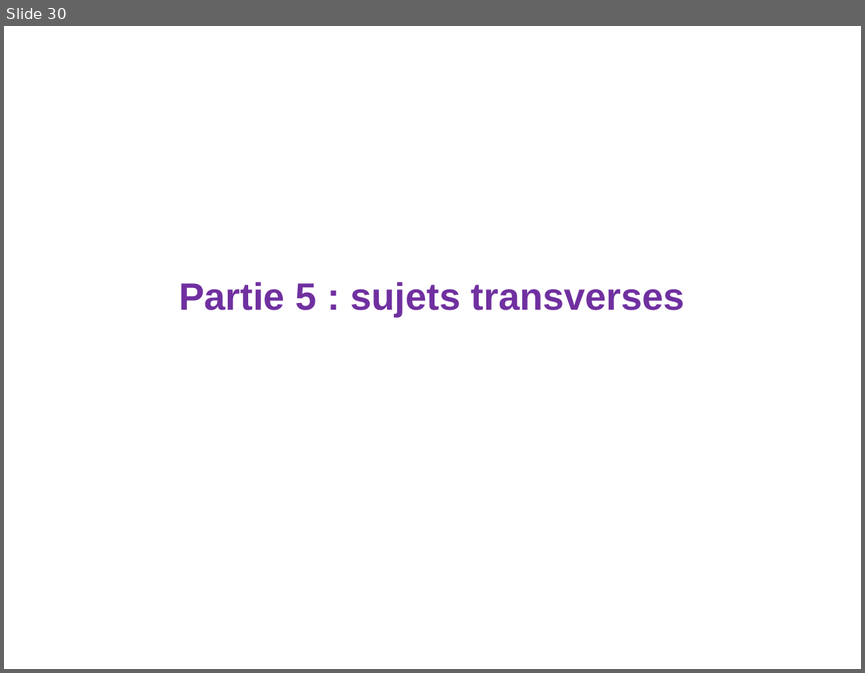
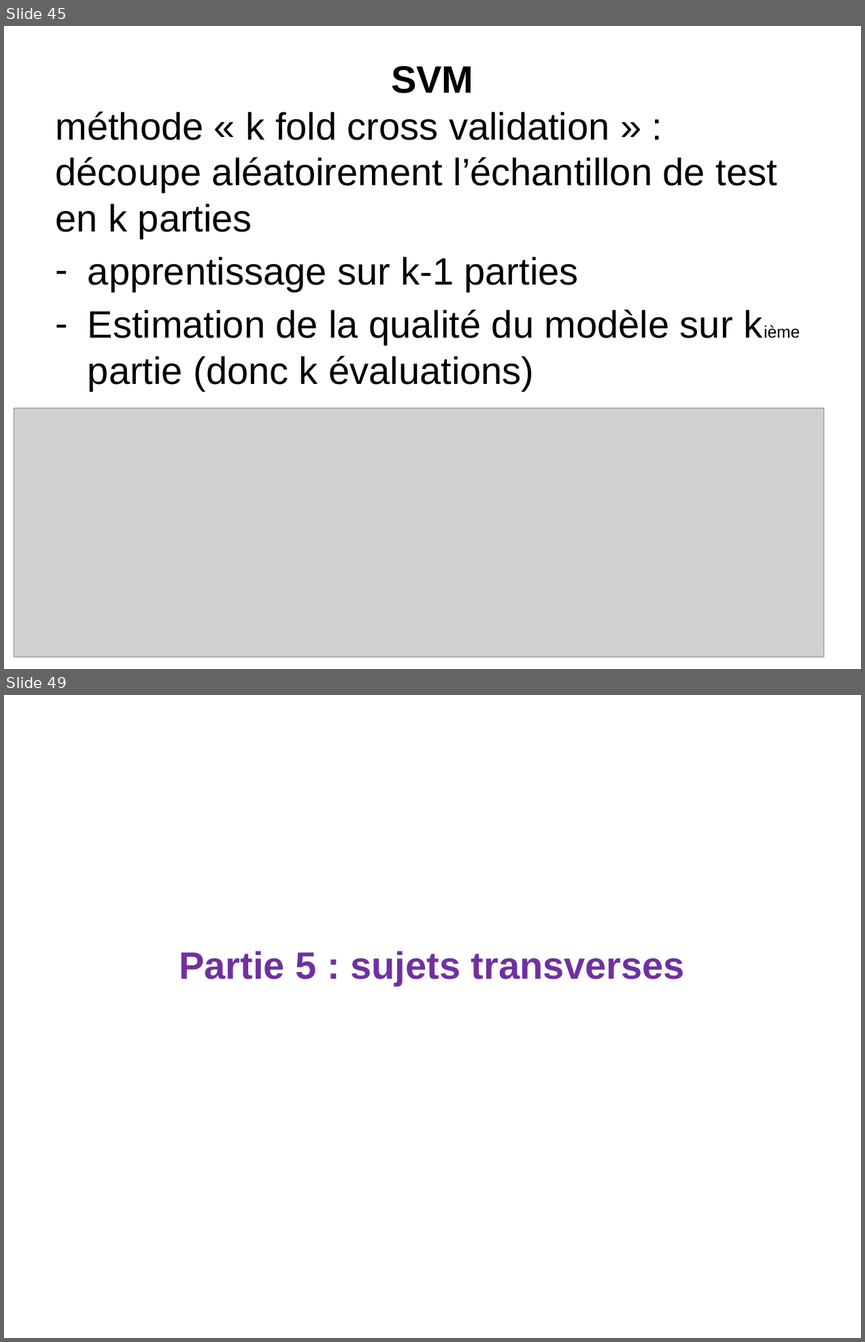
Before and after one commit to loicmidy/formation-python, a slide deck: formation python.pptx. Shown one above the other, each under a label of ours: slide 30 before the commit, slides 45 and 49 after it; the slides between them are not shown. The pictures are 865x673 and 865x1342 pixels, drawn with LibreOffice and Linux fonts; fonts in the diff are those of the drawing; grey boxes stand for pictures. Boxes give left, top, right and bottom in pixels: in the first picture for what was removed or moved away, otherwise in the second. Text is boxed around its words. In the diff, an @@ line names an element or a change of style, - is before the commit and + after.

```diff
--- a/formation python.pptx
+++ b/formation python.pptx
@@ slide 45 added at (4, 26, 861, 669), background #FFFFFF @@
@@ title added at (391, 66, 473, 93), 32 pt, text #000000, bold @@
+SVM
@@ text added at (56, 111, 777, 390), 32 pt, text #000000 @@
+méthode « k fold cross validation » : découpe aléatoirement l’échantillon de test en k parties
+– apprentissage sur k-1 parties
+– Estimation de la qualité du modèle sur kième partie (donc k évaluations)
@@ picture added at (14, 408, 824, 656) @@
@@ what was slide 30 is now slide 49 @@
```
Also in this commit, not shown: 4 slides changed, 20 other slides added, 1 slide removed, 16 other files.
